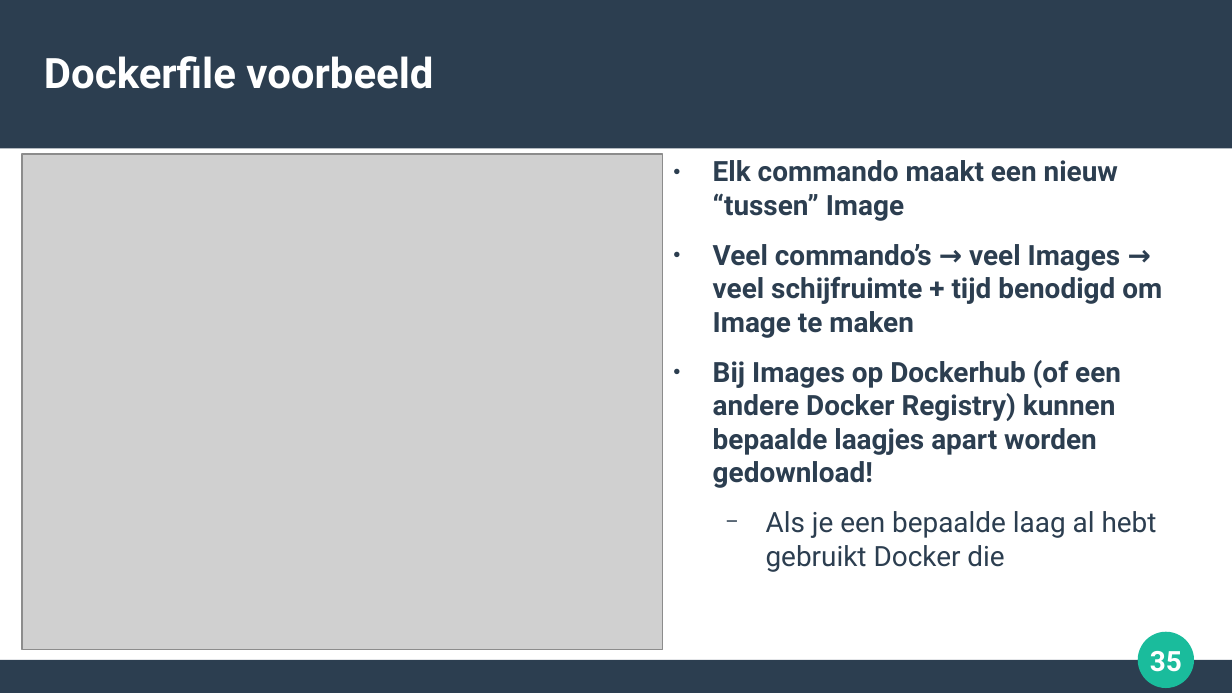
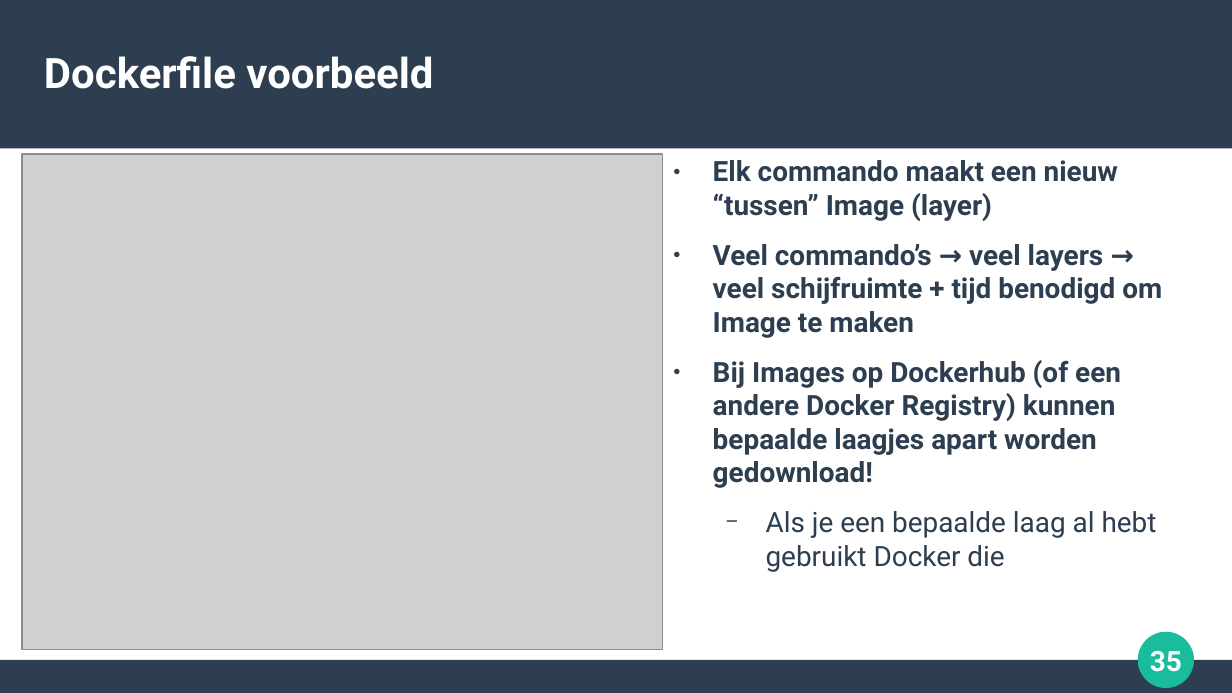
Before and after one commit to michaelvangastel/docker_basics, a slide deck: slide 35 of docker_basics.odp. Drawn at 1232x693 pixels with LibreOffice and Linux fonts; fonts in the diff are those of the drawing; grey boxes stand for pictures. Boxes give left, top, right and bottom in pixels: in the first picture for what was removed or moved away, otherwise in the second. Text is boxed around its words. In the diff, an @@ line names an element or a change of style, - is before the commit and + after.

```diff
--- a/docker_basics.odp
+++ b/docker_basics.odp
@@ text at (713, 160, 1162, 338): text changed @@
-● Elk commando maakt een nieuw “tussen” Image
-● Veel commando’s → veel Images → veel schijfruimte + tijd benodigd om Image te maken
+● Elk commando maakt een nieuw “tussen” Image (layer)
+● Veel commando’s → veel layers → veel schijfruimte + tijd benodigd om Image te maken
```
Also in this commit, not shown: 4 other slides changed, 2 slides added.
